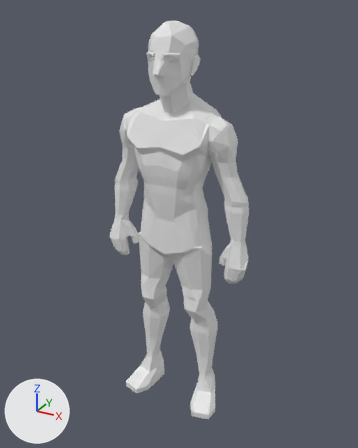
The glTF model tools/sculpt/rig-male.glb as it was, and as the next commit left it.
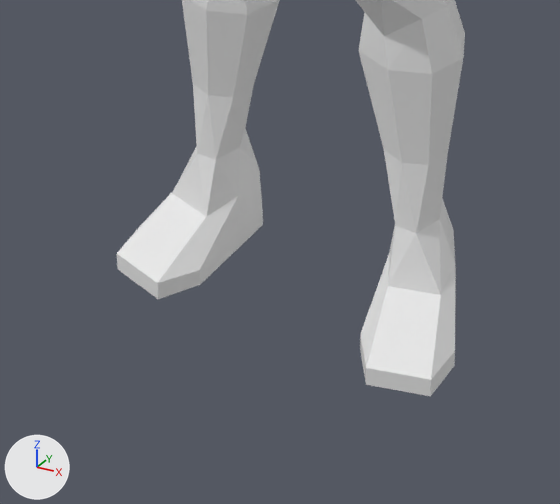
There are two pictures of each version: one whole from a 50 mm camera at (7.75, -13.77, 2.45) aimed at (0.1, 0.14, -4.51), one close up on the part from 27% to 68% of the width and 70% to 100% of the height. Every picture has the same lights, and +X, +Y and +Z are marked at lower left. The older version's two pictures come first. Vertices at exactly the same position are counted once.

Names of what the first close-up shows: 'body-male'.
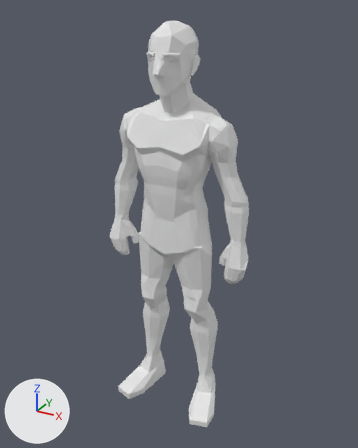
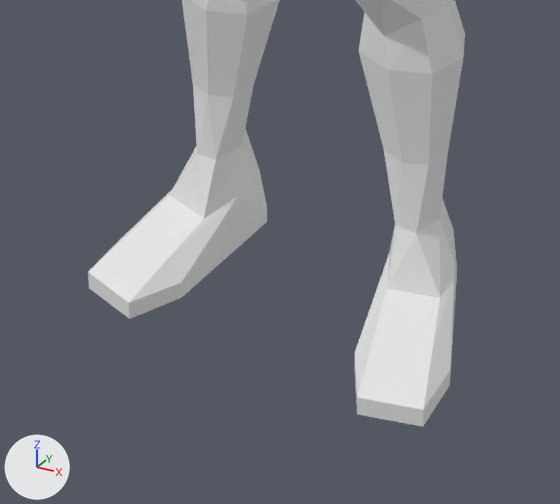
Edits to the bpy script that builds the scene:
```text
Change me_body_male:
    used by ob_body_male; location = (0.0, 0.0, 0.0)
    before: 541 (1.24, -0.94, -11.6) at pixel (366, 367), 543 (1.88, -0.77, -11.6) at pixel (431, 379), 544 (1.92, -0.29, -11.62) at pixel (455, 350), 545 (1.44, 0.75, -11.62) at pixel (455, 271), 546 (0.86, 0.6, -11.62)
    before: 547 (0.97, -0.54, -11.62) at pixel (360, 333), 548 (1.24, -0.94, -11.82) at pixel (365, 384), 549 (1.88, -0.77, -11.82) at pixel (430, 396), 550 (1.92, -0.29, -11.82) at pixel (454, 365), 551 (1.44, 0.75, -11.82) at pixel (455, 286)
    before: 552 (0.86, 0.6, -11.82), 553 (0.97, -0.54, -11.82) at pixel (360, 348), 641 (-1.88, -0.77, -11.6) at pixel (116, 253), 642 (-1.24, -0.94, -11.6) at pixel (157, 283), 643 (-1.92, -0.29, -11.62) at pixel (139, 226)
    before: 644 (-1.44, 0.75, -11.62), 645 (-0.86, 0.6, -11.62) at pixel (262, 210), 646 (-0.97, -0.54, -11.62) at pixel (199, 270), 647 (-1.24, -0.94, -11.82) at pixel (158, 299), 648 (-1.88, -0.77, -11.82) at pixel (117, 269)
    before: 649 (-1.92, -0.29, -11.82), 650 (-1.44, 0.75, -11.82), 651 (-0.86, 0.6, -11.82) at pixel (262, 224), 652 (-0.97, -0.54, -11.82) at pixel (200, 284)
    remove me_body_male.from_pydata(...)  # 966 vertices, 1864 faces; spans x -2.75..2.75, y -1.09..1.13, z -11.82..2.06
    add me_body_male.from_pydata(...)  # 966 vertices, 1864 faces; spans x -2.75..2.75, y -1.33..1.13, z -11.82..2.06
    me_body_male part 1
    add for i in [641, 642, 647, 648]: me_body_male.vertices[i].co += Vector((-0.1, -0.39, 0.0))
    add for i in [643, 646, 649, 652]: me_body_male.vertices[i].co += Vector((-0.07, -0.26, 0.0))
    add for i in [545, 546, 551, 552]: me_body_male.vertices[i].co += Vector((-0.02, 0.07, 0.0))
    add for i in [644, 645, 650, 651]: me_body_male.vertices[i].co += Vector((0.02, 0.07, 0.0))
    add for i in [544, 547, 550, 553]: me_body_male.vertices[i].co += Vector((0.07, -0.26, 0.0))
    add for i in [541, 543, 548, 549]: me_body_male.vertices[i].co += Vector((0.1, -0.39, 0.0))
    me_body_male.vertices[534].co: (1.09, -0.19, -11.22) -> (1.1, -0.23, -11.22)  # pixel (387, 285) -> pixel (386, 288)
    me_body_male.vertices[535].co: (1.63, -0.04, -11.22) -> (1.64, -0.08, -11.22)  # pixel (440, 295) -> pixel (440, 297)
    me_body_male.vertices[540].co: (1.14, -0.42, -11.33) -> (1.2, -0.68, -11.37)  # pixel (381, 310) -> pixel (375, 331)
    me_body_male.vertices[542].co: (1.76, -0.42, -11.41) -> (1.83, -0.68, -11.43)  # pixel (435, 337) -> pixel (431, 358)
    me_body_male.vertices[633].co: (-1.09, -0.19, -11.22) -> (-1.1, -0.23, -11.22)  # pixel (206, 216) -> pixel (203, 218)
    me_body_male.vertices[634].co: (-1.63, -0.04, -11.22) -> (-1.64, -0.08, -11.22)  # pixel (171, 193) -> pixel (169, 194)
    me_body_male.vertices[639].co: (-1.14, -0.42, -11.33) -> (-1.2, -0.68, -11.37)  # pixel (191, 236) -> pixel (173, 252)
    me_body_male.vertices[640].co: (-1.76, -0.42, -11.41) -> (-1.83, -0.68, -11.43)  # pixel (144, 223) -> pixel (125, 236)
```

Pixel boxes [x1, y1, x2, y2] of what changed, in the close-ups (560 x 504 px; the box of a moved part takes in the faces that stretch with it):
'body-male', reshaped: before [117, 0, 465, 396]; after [88, 0, 465, 427]
part 1 of me_body_male, moved or reshaped: before [117, 146, 456, 396]; after [88, 146, 457, 427]
